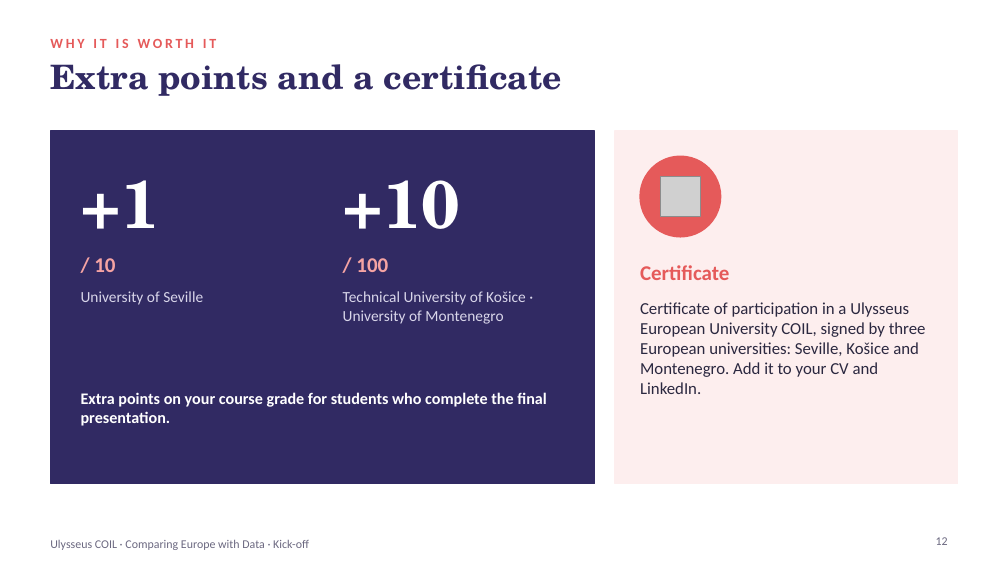
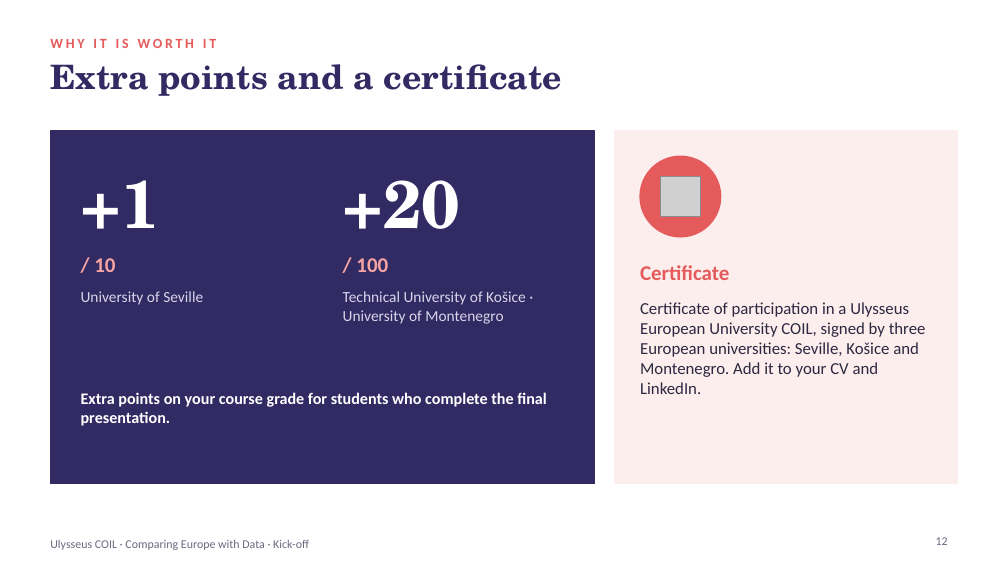
Before and after one commit to coil-europe/coil-europe.github.io, a slide deck: slide 12 of docs/slides/COIL_1_kickoff.pptx. Drawn at 1008x567 pixels with LibreOffice and Linux fonts; fonts in the diff are those of the drawing; grey boxes stand for pictures. Boxes give left, top, right and bottom in pixels: in the first picture for what was removed or moved away, otherwise in the second. Text is boxed around its words. In the diff, an @@ line names an element or a change of style, - is before the commit and + after.

```diff
--- a/docs/slides/COIL_1_kickoff.pptx
+++ b/docs/slides/COIL_1_kickoff.pptx
@@ text at box(343, 180, 461, 229): text changed @@
-+10
++20
```
Also in this commit, not shown: 1 other slide changed, 13 other files.
